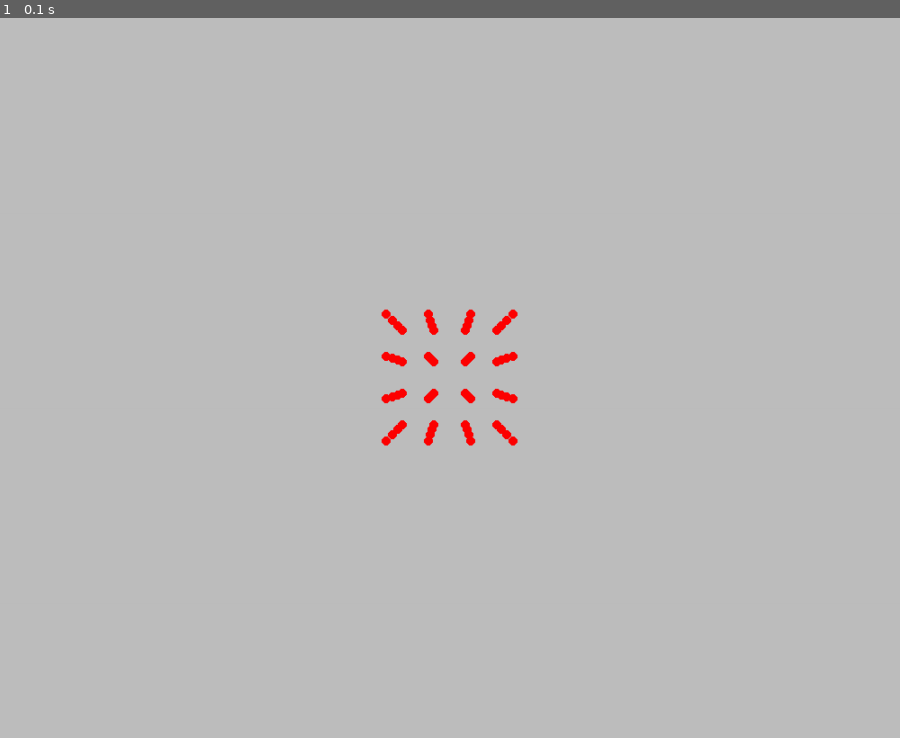
Above: before the commit, frame 1.
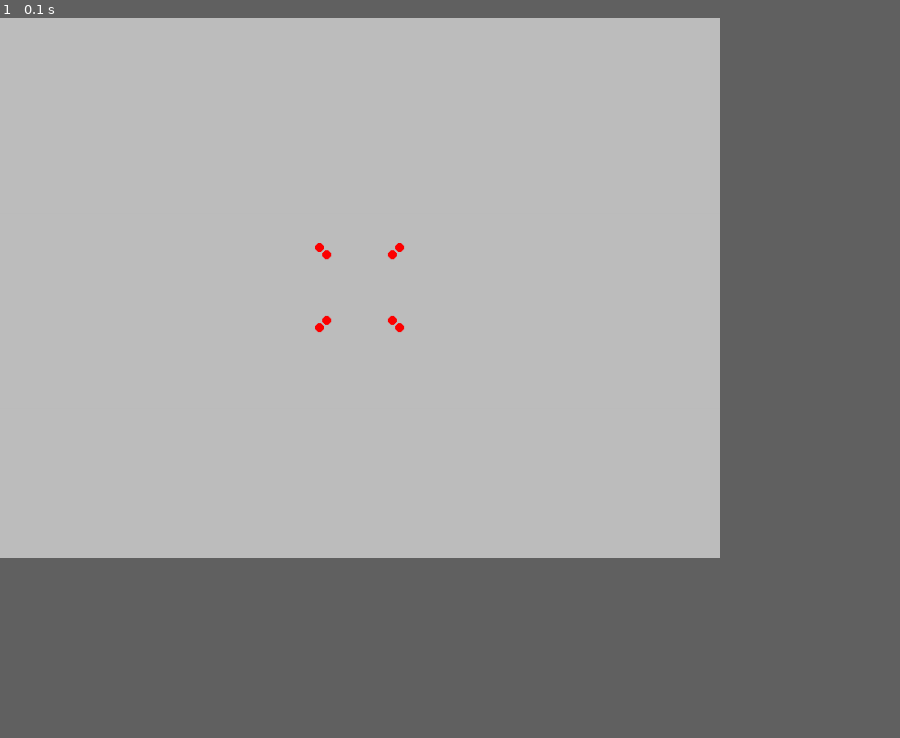
Above: after the commit, the same moment.

Repository: wordminer/rubix_3d_pygame
Game: pygame game, started from src/main.py
Same seed, same stepped clock (60 frames per second), same inputs: the game is played once before the commit and once after it.
Inputs:
- Up to frame 1 (0.1 s): no input
In our replay, the window is 900x720 before the commit and 720x540 after it. These sizes can differ from the game's own. Grey fills any space a smaller window leaves; there, only what the larger window draws over its background counts as a difference.

The runs differ from the first frame. In frame 1, 0.6% of the frame differs, in the area x 35-58%, y 31-60%.

Commit message:
fix argument

Diff:
--- a/src/Rubix_ctr/Rubix.py
+++ b/src/Rubix_ctr/Rubix.py
@@ -37,8 +37,11 @@
                     for vec_y in [-1,1]
                         for vec_z in [-1,1]
             ] ]
+        for k in self.block:
+            for face in k[1]:
+                print(face)
 
-    def distance_argument(self, Camera_pos : tuple):
+    def distance_argument(self, Camera_pos : tuple[float, float, float]):
         self.block_appear = []
         self.block_face_coord = []
 
@@ -54,7 +57,7 @@
             self.block_face_coord.append(Point_coordinate)
 
 
-    def show_rubix(self, Window : ctr_Win.WINDOW, Camera_coord, Scale : list, Point_argument : list):
+    def show_rubix(self, Window : ctr_Win.WINDOW, Camera_pos : tuple[float, float, float], Scale : list[float, float], Point_argument : list[str, int]):
 
         for block_stt in self.block_appear:
             point_pos = self.block_face_coord[block_stt[1]]
@@ -63,7 +66,7 @@
                 point = self.block[block_stt[1]][1][face_point[1]]
                 convered_point = convert_screen_point(
                     Window.width, Window.hight,
-                    convert_3D_point(point, Camera_coord),
+                    convert_3D_point(point, Camera_pos),
                     Scale[0], Scale[1]
                 )
 
--- a/src/Window/ctr_Win.py
+++ b/src/Window/ctr_Win.py
@@ -11,7 +11,7 @@
             if events.type == QUIT:
                 return False
 
-    def draw_point(self, color_point, coord_point, radius_point):
+    def draw_point(self, color_point, coord_point : tuple[float, float], radius_point):
         draw.circle(self.window,
                     color_point,
                     coord_point,
--- a/src/argorithm/convert_point.py
+++ b/src/argorithm/convert_point.py
@@ -1,4 +1,4 @@
-def convert_3D_point(point:tuple, Camera:tuple):
+def convert_3D_point(point : tuple[float, float, float], Camera : tuple[float, float, float]):
     # print(point)
     # print(Camera)
     VTCP = [point[0] - Camera[0], point[1] - Camera[1], point[2] - Camera[2]]
@@ -8,7 +8,7 @@
 
     return ((x - Camera[0]),(y - Camera[1]))
 
-def convert_screen_point(dis_width, dis_hight, point_real, scale_x, scale_y):
+def convert_screen_point(dis_width, dis_hight, point_real : tuple[float, float, float], scale_x, scale_y):
     point_scale = [point_real[0] * scale_x, point_real[1] * scale_y]
     point_screen = [point_scale[0] + dis_width/2, point_scale[1] + dis_hight/2]
 
--- a/src/argorithm/distance.py
+++ b/src/argorithm/distance.py
@@ -1,6 +1,6 @@
 from math import sqrt
 
-def distance_in_space(point_1, poitn_2):
+def distance_in_space(point_1 : tuple[float, float, float], poitn_2 : tuple[float, float, float]):
     dis = sqrt(
         (point_1[0] - poitn_2[0])**2 +
         (point_1[1] - poitn_2[1])**2 +
--- a/src/const.py
+++ b/src/const.py
@@ -1,2 +1,4 @@
-win_width = 800
-win_hight = 600
+WIN_WIDTH = 800
+WIN_HIGHT = 600
+
+CAMERA_COORD = [0,0,10]
--- a/src/main.py
+++ b/src/main.py
@@ -1,11 +1,12 @@
 from Window.ctr_Win import WINDOW
 from Rubix_ctr import Rubix
+import const
 
-game_dis = WINDOW(1000, 800)
-Cube = Rubix.Rubix_cube(3,3,3,1,0)
+game_dis = WINDOW(const.WIN_WIDTH, const.WIN_HIGHT)
+Cube = Rubix.Rubix_cube(1,1,1,2,0)
 
 Cube.create_cube()
-Cube.distance_argument([0,0,10])
+Cube.distance_argument(const.CAMERA_COORD)
 
 
 
